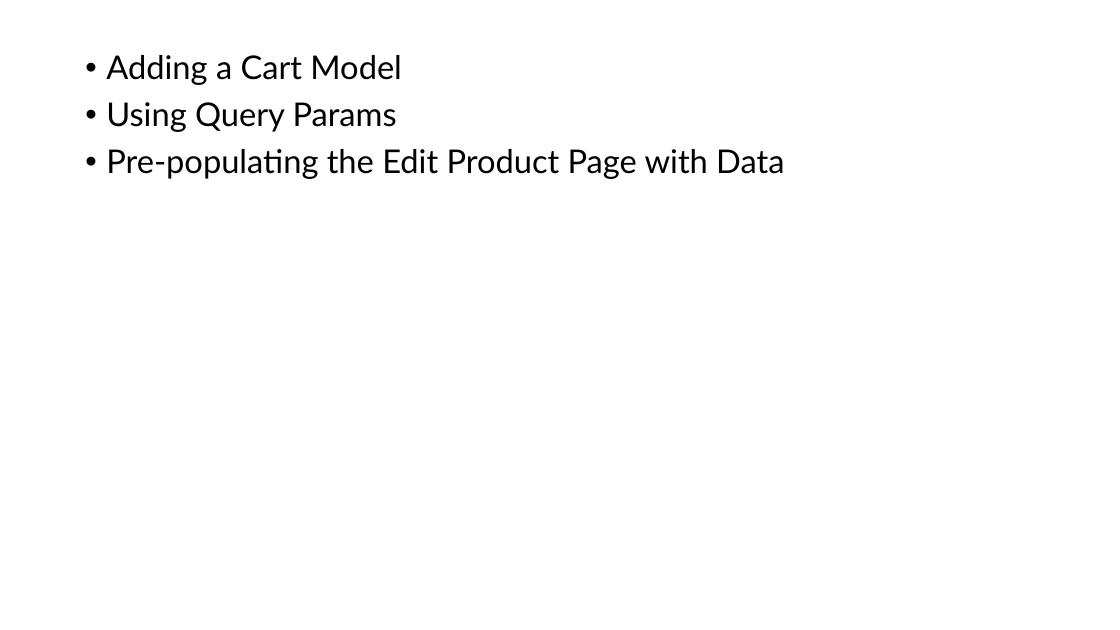
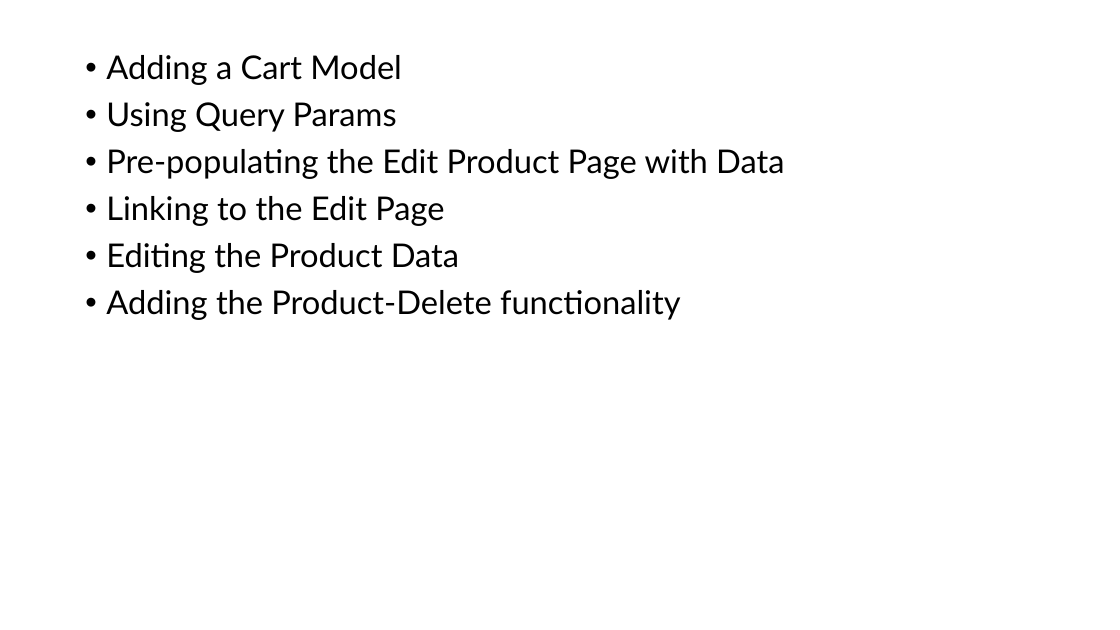
Before and after one commit to PiyushChaturvedii/Batch06, a slide deck: slide 31 of Node/node.pptx. Drawn at 1120x630 pixels with LibreOffice and Linux fonts; fonts in the diff are those of the drawing. Boxes give left, top, right and bottom in pixels: in the first picture for what was removed or moved away, otherwise in the second. Text is boxed around its words. In the diff, an @@ line names an element or a change of style, - is before the commit and + after.

```diff
--- a/Node/node.pptx
+++ b/Node/node.pptx
@@ text at (106, 196, 681, 320): paragraphs added @@
+• Linking to the Edit Page
+• Editing the Product Data
+• Adding the Product-Delete functionality
```
Also in this commit, not shown: 34 other files.
